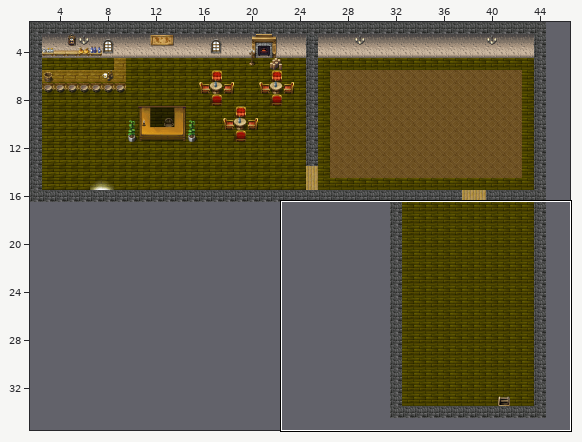
Level history. Tiled map (JSON): assets/maps/inn.json. The picture above shows the old version from afar; the outline marks the close-up.
Close-up. Before:
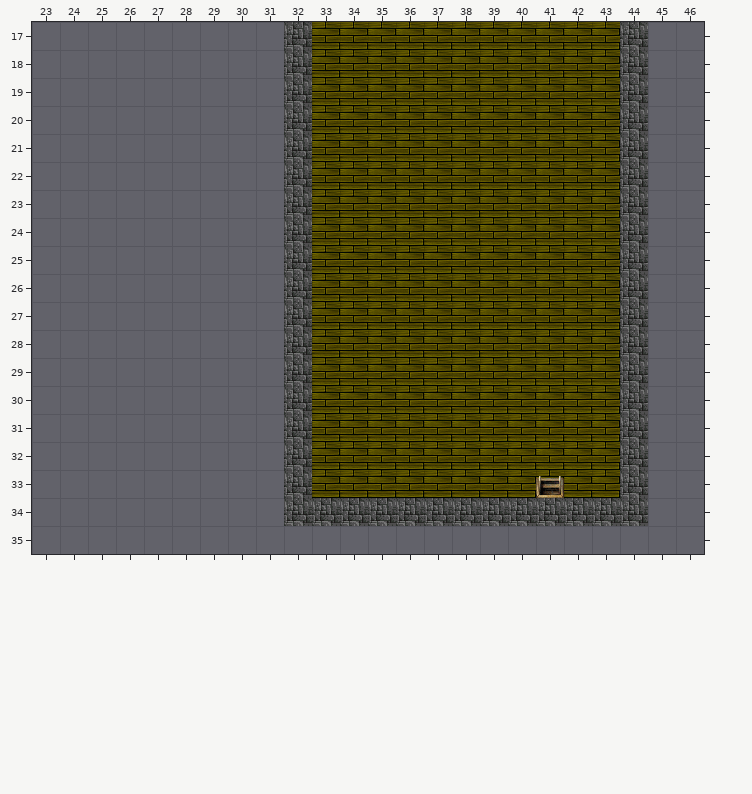
Cells are 32x32 px. Shown: x 23..46, y 17..35. The commit also changed other parts of the map, which this record leaves out.
The same view after the edit:
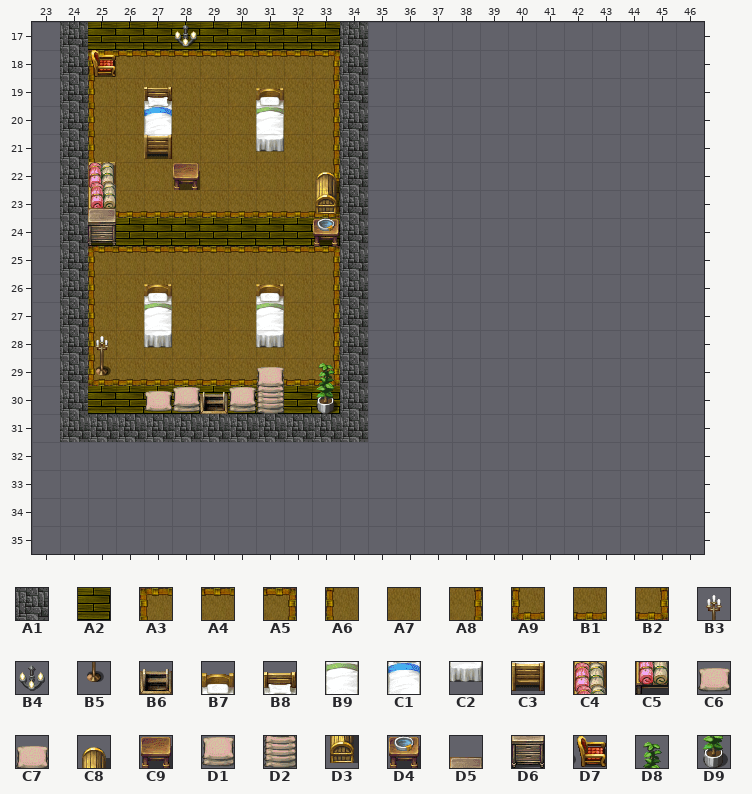
Key: from "hyptosis_til-art-batch-2": A1 529; from "indoorfloor2": A2 45; from "indoorfloors2": A3 45, A4 46, A5 47, A6 63, A7 64, A8 65, A9 81, B1 82, B2 83; from "indoorset": B3 165, B4 179, B5 181; from "tileset": B6 1148, B7 1244, B8 1245, B9 1276, C1 1277, C2 1308, C3 1309, C4 1402, C5 1434, C6 1436, C7 1437, C8 1438, C9 1439, D1 1468, D2 1469, D3 1470, D4 1471, D5 1488, D6 1520, D7 1653, D8 1843, D9 1875.
__ is an empty cell.
Difference:
{"where": "layer \"Ground\""}
{"y":17,"x":24,"old":"__ __ __ __ __ __ __ __ A1","new":"A1 A2 A2 A2 A2 A2 A2 A2 A2"}
{"y":17,"x":34,"old":"A2 A2 A2 A2 A2 A2 A2 A2 A2 A2 A1","new":"A1 __ __ __ __ __ __ __ __ __ __"}
{"y":18,"x":24,"old":"__ __ __ __ __ __ __ __ A1 A2 A2 A2 A2 A2 A2 A2 A2 A2 A2 A2 A1","new":"A1 A3 A4 A4 A4 A4 A4 A4 A4 A5 A1 __ __ __ __ __ __ __ __ __ __"}
{"y":19,"x":24,"old":"__ __ __ __ __ __ __ __ A1 A2 A2 A2 A2 A2 A2 A2 A2 A2 A2 A2 A1","new":"A1 A6 A7 A7 A7 A7 A7 A7 A7 A8 A1 __ __ __ __ __ __ __ __ __ __"}
{"y":20,"x":24,"old":"__ __ __","new":"A1 A6 A7"}
{"y":20,"x":28,"old":"__ __ __","new":"A7 A7 A7"}
{"y":20,"x":32,"old":"A1 A2 A2 A2 A2 A2 A2 A2 A2 A2 A2 A2 A1","new":"A7 A8 A1 __ __ __ __ __ __ __ __ __ __"}
{"y":21,"x":24,"old":"__ __ __ __ __ __ __ __ A1 A2 A2 A2 A2 A2 A2 A2 A2 A2 A2 A2 A1","new":"A1 A6 A7 A7 A7 A7 A7 A7 A7 A8 A1 __ __ __ __ __ __ __ __ __ __"}
{"y":22,"x":24,"old":"__","new":"A1"}
{"y":22,"x":26,"old":"__ __ __ __ __ __ A1 A2 A2 A2 A2 A2 A2 A2 A2 A2 A2 A2 A1","new":"A7 A7 A7 A7 A7 A7 A7 A8 A1 __ __ __ __ __ __ __ __ __ __"}
{"y":23,"x":24,"old":"__ __ __ __ __ __ __ __ A1 A2 A2 A2 A2 A2 A2 A2 A2 A2 A2 A2 A1","new":"A1 A9 B1 B1 B1 B1 B1 B1 B1 B2 A1 __ __ __ __ __ __ __ __ __ __"}
{"y":24,"x":24,"old":"__ __ __ __ __ __ __ __ A1","new":"A1 A2 A2 A2 A2 A2 A2 A2 A2"}
{"y":24,"x":34,"old":"A2 A2 A2 A2 A2 A2 A2 A2 A2 A2 A1","new":"A1 __ __ __ __ __ __ __ __ __ __"}
{"y":25,"x":24,"old":"__ __ __ __ __ __ __ __ A1 A2 A2 A2 A2 A2 A2 A2 A2 A2 A2 A2 A1","new":"A1 A3 A4 A4 A4 A4 A4 A4 A4 A5 A1 __ __ __ __ __ __ __ __ __ __"}
{"y":26,"x":24,"old":"__ __ __ __ __ __ __ __ A1 A2 A2 A2 A2 A2 A2 A2 A2 A2 A2 A2 A1","new":"A1 A6 A7 A7 A7 A7 A7 A7 A7 A8 A1 __ __ __ __ __ __ __ __ __ __"}
{"y":27,"x":24,"old":"__ __ __","new":"A1 A6 A7"}
{"y":27,"x":28,"old":"__ __ __","new":"A7 A7 A7"}
{"y":27,"x":32,"old":"A1 A2 A2 A2 A2 A2 A2 A2 A2 A2 A2 A2 A1","new":"A7 A8 A1 __ __ __ __ __ __ __ __ __ __"}
{"y":28,"x":24,"old":"__ __ __ __ __ __ __ __ A1 A2 A2 A2 A2 A2 A2 A2 A2 A2 A2 A2 A1","new":"A1 A6 A7 A7 A7 A7 A7 A7 A7 A8 A1 __ __ __ __ __ __ __ __ __ __"}
{"y":29,"x":24,"old":"__ __ __ __ __ __ __ __ A1 A2 A2 A2 A2 A2 A2 A2 A2 A2 A2 A2 A1","new":"A1 A9 B1 B1 B1 B1 B1 B1 B1 B2 A1 __ __ __ __ __ __ __ __ __ __"}
{"y":30,"x":24,"old":"__ __ __ __ __ __ __ __ A1","new":"A1 A2 A2 A2 A2 A2 A2 A2 A2"}
{"y":30,"x":34,"old":"A2 A2 A2 A2 A2 A2 A2 A2 A2 A2 A1","new":"A1 __ __ __ __ __ __ __ __ __ __"}
{"y":31,"x":24,"old":"__ __ __ __ __ __ __ __","new":"A1 A1 A1 A1 A1 A1 A1 A1"}
{"y":31,"x":33,"old":"A2 A2 A2 A2 A2 A2 A2 A2 A2 A2 A2 A1","new":"A1 A1 __ __ __ __ __ __ __ __ __ __"}
{"y":32,"x":32,"old":"A1 A2 A2 A2 A2 A2 A2 A2 A2 A2 A2 A2 A1","new":"__ __ __ __ __ __ __ __ __ __ __ __ __"}
{"y":33,"x":32,"old":"A1 A2 A2 A2 A2 A2 A2 A2 A2 A2 A2 A2 A1","new":"__ __ __ __ __ __ __ __ __ __ __ __ __"}
{"y":34,"x":32,"old":"A1 A1 A1 A1 A1 A1 A1 A1 A1 A1 A1 A1 A1","new":"__ __ __ __ __ __ __ __ __ __ __ __ __"}
{"where": "layer \"Mask\""}
{"y":18,"x":25,"old":"__","new":"D7"}
{"y":20,"x":27,"old":"__","new":"C1"}
{"y":20,"x":31,"old":"__","new":"B9"}
{"y":21,"x":27,"old":"__","new":"C3"}
{"y":21,"x":31,"old":"__","new":"C2"}
{"y":22,"x":25,"old":"__","new":"C4"}
{"y":22,"x":33,"old":"__","new":"C8"}
{"y":23,"x":25,"old":"__","new":"C5"}
{"y":23,"x":33,"old":"__","new":"D3"}
{"y":24,"x":33,"old":"__","new":"D4"}
{"y":27,"x":27,"old":"__","new":"B9"}
{"y":27,"x":31,"old":"__","new":"B9"}
{"y":28,"x":27,"old":"__","new":"C2"}
{"y":28,"x":31,"old":"__","new":"C2"}
{"y":29,"x":25,"old":"__","new":"B5"}
{"y":30,"x":27,"old":"__ __ __ __ __","new":"C6 D1 B6 D1 D2"}
{"y":30,"x":33,"old":"__","new":"D9"}
{"y":33,"x":41,"old":"B6","new":"__"}
{"where": "layer \"Mask2\""}
{"y":23,"x":25,"old":"__","new":"D5"}
{"y":24,"x":25,"old":"__","new":"D6"}
{"where": "layer \"Fringe\""}
{"y":17,"x":28,"old":"__","new":"B4"}
{"y":19,"x":27,"old":"__","new":"B8"}
{"y":19,"x":31,"old":"__","new":"B7"}
{"y":22,"x":28,"old":"__","new":"C9"}
{"y":26,"x":27,"old":"__","new":"B7"}
{"y":26,"x":31,"old":"__","new":"B7"}
{"y":28,"x":25,"old":"__","new":"B3"}
{"y":29,"x":31,"old":"__","new":"C7"}
{"y":29,"x":33,"old":"__","new":"D8"}
